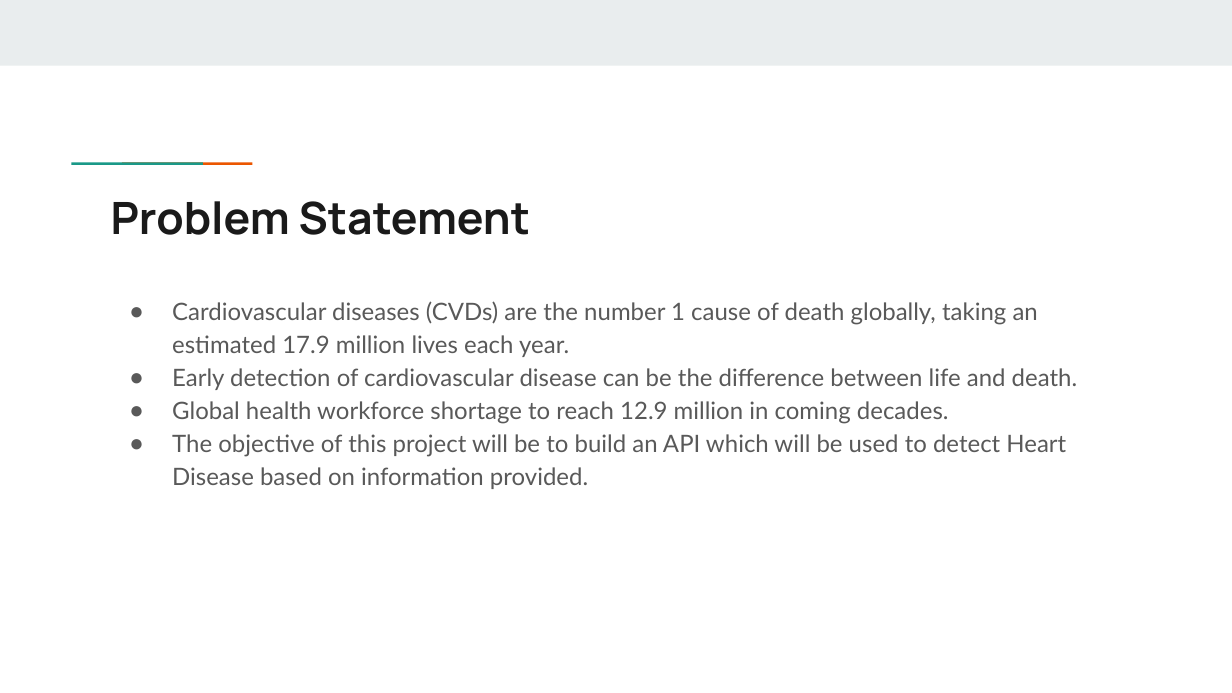
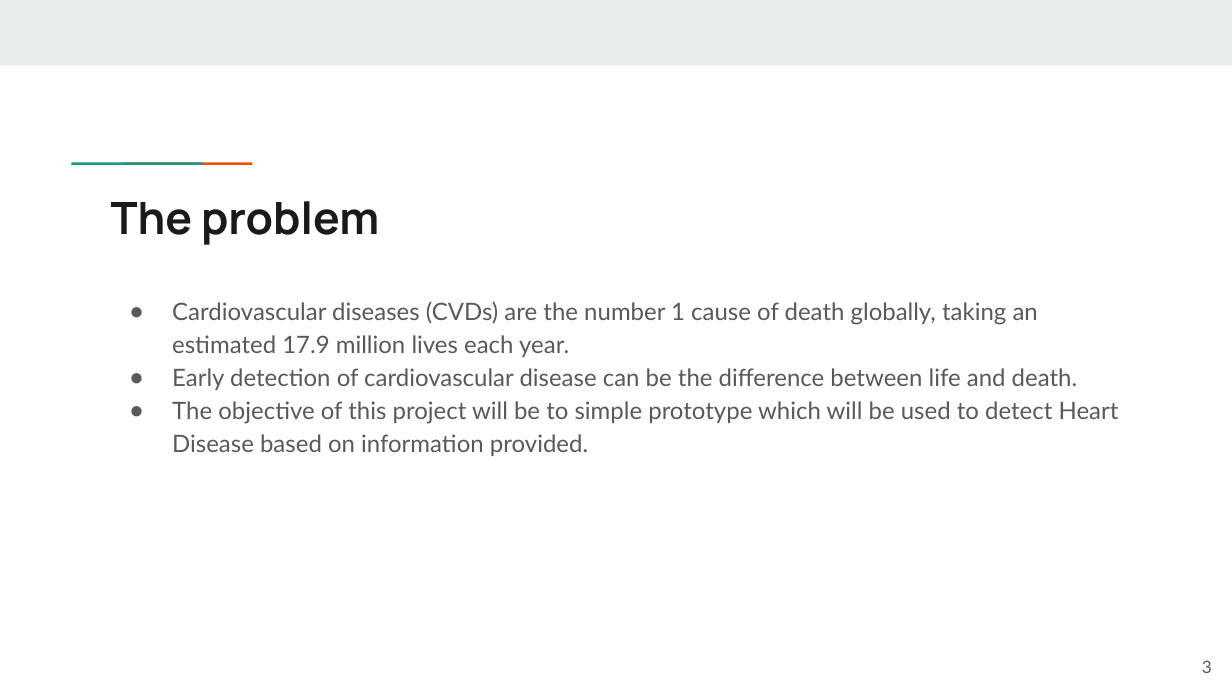
Before and after one commit to aaabduali/Heart-Disease-Prediction, a slide deck: slide 3 of Supervised Machine Learning Approach to Heart Disease Detection.pptx. Drawn at 1232x693 pixels with LibreOffice and Linux fonts; fonts in the diff are those of the drawing. Boxes give left, top, right and bottom in pixels: in the first picture for what was removed or moved away, otherwise in the second. Text is boxed around its words. In the diff, an @@ line names an element or a change of style, - is before the commit and + after.

```diff
--- a/Supervised Machine Learning Approach to Heart Disease Detection.pptx
+++ b/Supervised Machine Learning Approach to Heart Disease Detection.pptx
@@ title at (x1=111, y1=201, x2=379, y2=245): text changed @@
-Problem Statement
+The problem
@@ text at (x1=172, y1=401, x2=1119, y2=456): text changed @@
-● Global health workforce shortage to reach 12.9 million in coming decades.
-● The objective of this project will be to build an API which will be used to detect Heart Disease based on information provided.
+● The objective of this project will be to simple prototype which will be used to detect Heart Disease based on information provided.
@@ page number added at (x1=1202, y1=660, x2=1212, y2=673), 10 pt, text #595959 @@
+3
```
Also in this commit, not shown: 9 other slides changed.
